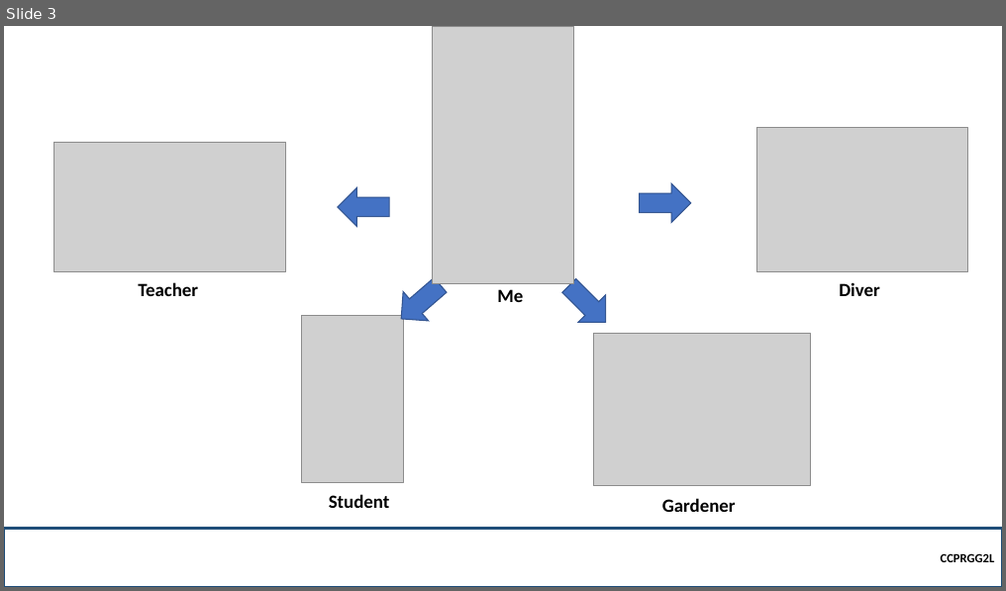
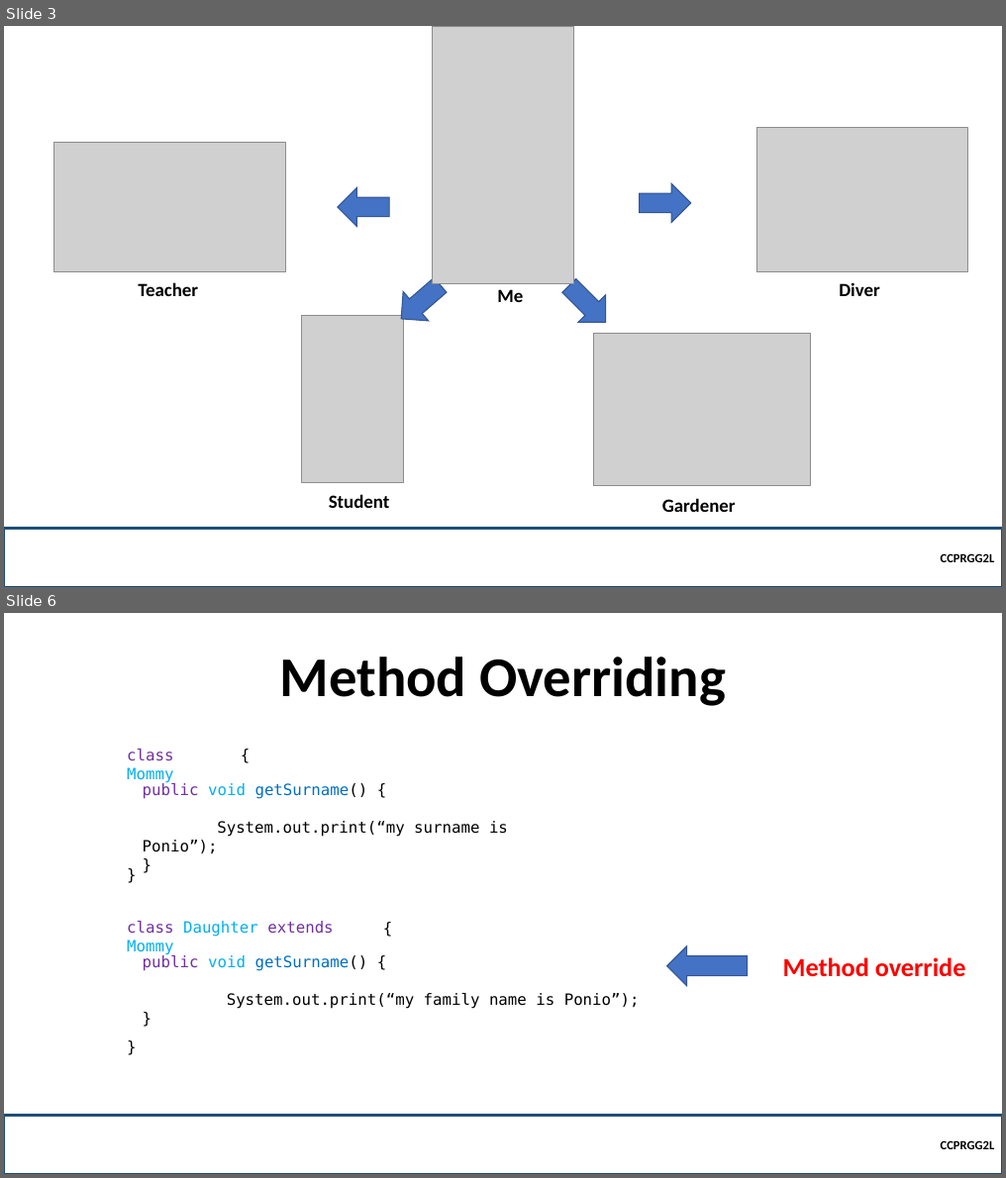
Before and after one commit to robitussin/CCPRGG2L, a slide deck: week_7-8/Polymorphism.pptx. Shown one above the other, each under a label of ours: slide 3 before the commit, slides 3 and 6 after it; the slides between them are not shown. The pictures are 1006x591 and 1006x1178 pixels, drawn with LibreOffice and Linux fonts; fonts in the diff are those of the drawing; grey boxes stand for pictures; background and template pictures are left out. Boxes give left, top, right and bottom in pixels: in the first picture for what was removed or moved away, otherwise in the second. Text is boxed around its words. In the diff, an @@ line names an element or a change of style, - is before the commit and + after.

```diff
--- a/week_7-8/Polymorphism.pptx
+++ b/week_7-8/Polymorphism.pptx
@@ slide 6 added at (4,613,1002,1174), background picture (left out) @@
@@ title added at (280,657,726,706), 54 pt, text #000000, bold @@
+Method Overriding
@@ text added at (127,749,173,783), 15 pt, text #7030A0 @@
+class Mommy
@@ text added at (233,742,263,768), 15 pt, text #000000 @@
+{
@@ text added at (143,782,508,855), 15 pt, text #000000 @@
+public void getSurname() {
+System.out.print(“my surname is Ponio”);
+}
@@ text added at (119,861,150,887), 15 pt, text #000000 @@
+}
@@ text added at (127,921,333,956), 15 pt, text #00B0F0 @@
+class Daughter extends Mommy
@@ text added at (376,915,407,941), 15 pt, text #000000 @@
+{
@@ text added at (143,955,640,1009), 15 pt, text #000000 @@
+public void getSurname() {
+System.out.print(“my family name is Ponio”);
+}
@@ left arrow added at (667,947,747,986), fill #4472C4, outline #325491 1 pt @@
@@ text added at (783,958,966,977), 25 pt, text #FF0000, bold @@
+Method override
@@ text added at (119,1034,150,1059), 15 pt, text #000000 @@
+}
@@ rectangle added at (4,1115,1002,1174), outline #1F4E79 2.25 pt, 12 pt, text #000000, bold @@
+CCPRGG2L
```
Also in this commit, not shown: 1 slide changed, 5 other slides added.
